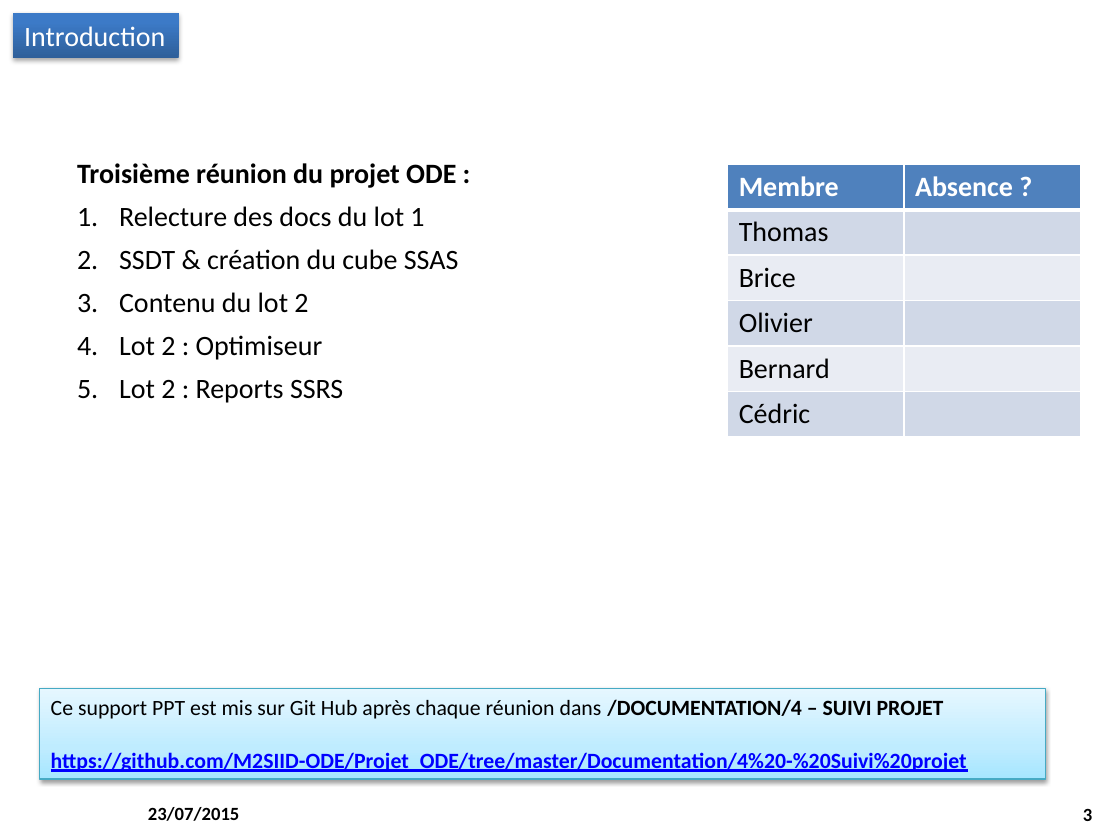
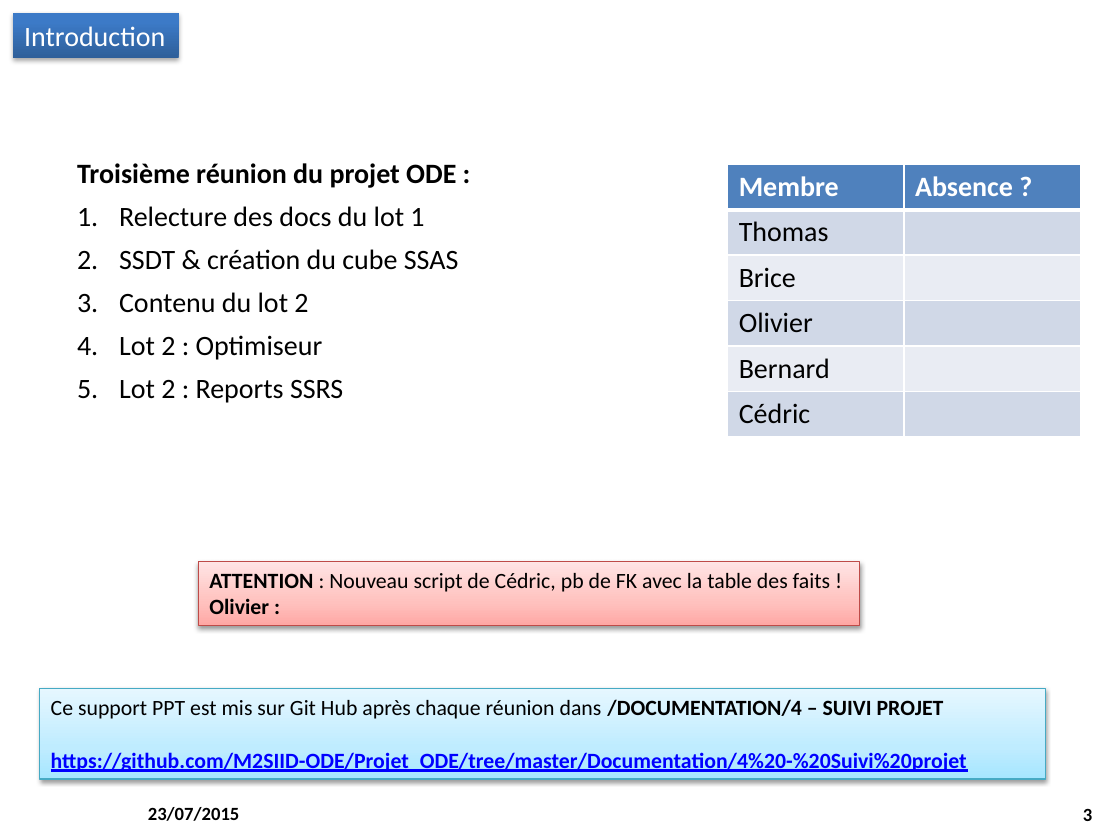
Before and after one commit to M2SIID-ODE/Projet_ODE, a slide deck: slide 3 of Documentation/4 - Suivi projet/Point_Equipe_2015-07-23.pptx. Drawn at 1120x840 pixels with LibreOffice and Linux fonts; fonts in the diff are those of the drawing; background and template pictures are left out. Boxes give left, top, right and bottom in pixels: in the first picture for what was removed or moved away, otherwise in the second. Text is boxed around its words. In the diff, an @@ line names an element or a change of style, - is before the commit and + after.

```diff
--- a/Documentation/4 - Suivi projet/Point_Equipe_2015-07-23.pptx
+++ b/Documentation/4 - Suivi projet/Point_Equipe_2015-07-23.pptx
@@ rectangle added at (198,561,860,625), fill gradient #FFA6A5 to #FFC0BF to #FFE7E7, outline #BF4C48 0.75 pt, 14 pt, text #000000 @@
+ATTENTION : Nouveau script de Cédric, pb de FK avec la table des faits !
+Olivier :
```
Also in this commit, not shown: 5 other slides changed.
